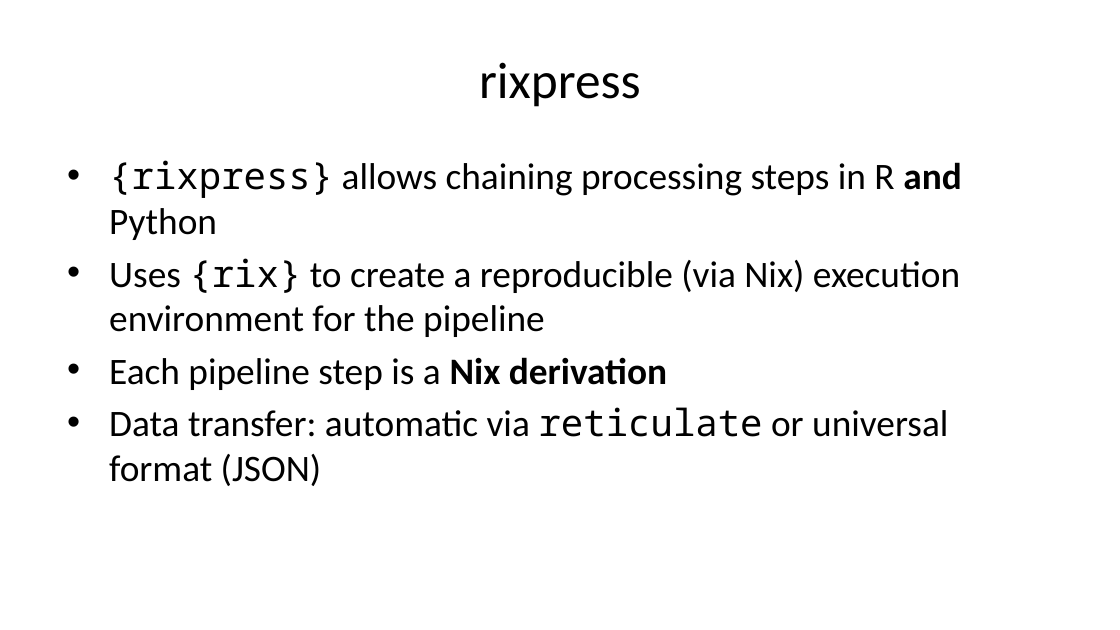
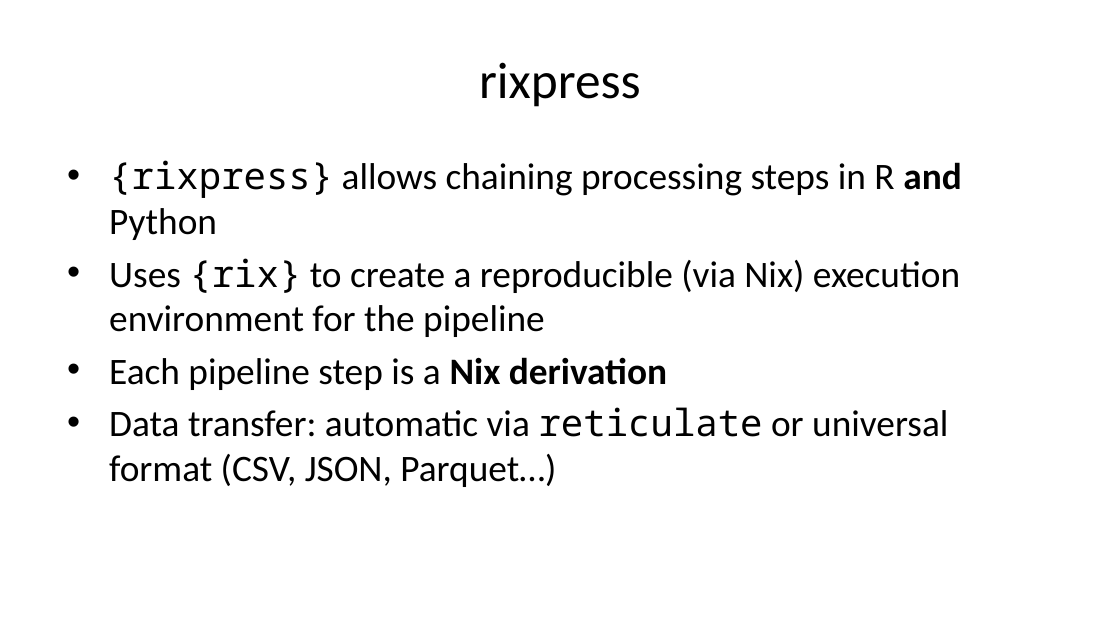
Before and after one commit to b-rodrigues/r-medicine-nix-workshop, a slide deck: slide 21 of docs/index.pptx (slide 19 before the commit). Drawn at 1120x630 pixels with LibreOffice and Linux fonts; fonts in the diff are those of the drawing. Boxes give left, top, right and bottom in pixels: in the first picture for what was removed or moved away, otherwise in the second. Text is boxed around its words. In the diff, an @@ line names an element or a change of style, - is before the commit and + after.

```diff
--- a/docs/index.pptx
+++ b/docs/index.pptx
@@ text at [109,407,948,487]: text changed @@
-• Data transfer: automatic via reticulate or universal format (JSON)
+• Data transfer: automatic via reticulate or universal format (CSV, JSON, Parquet…)
```
Also in this commit, not shown: 2 other slides changed, 8 slides added, 1 slide removed, 12 other files.
